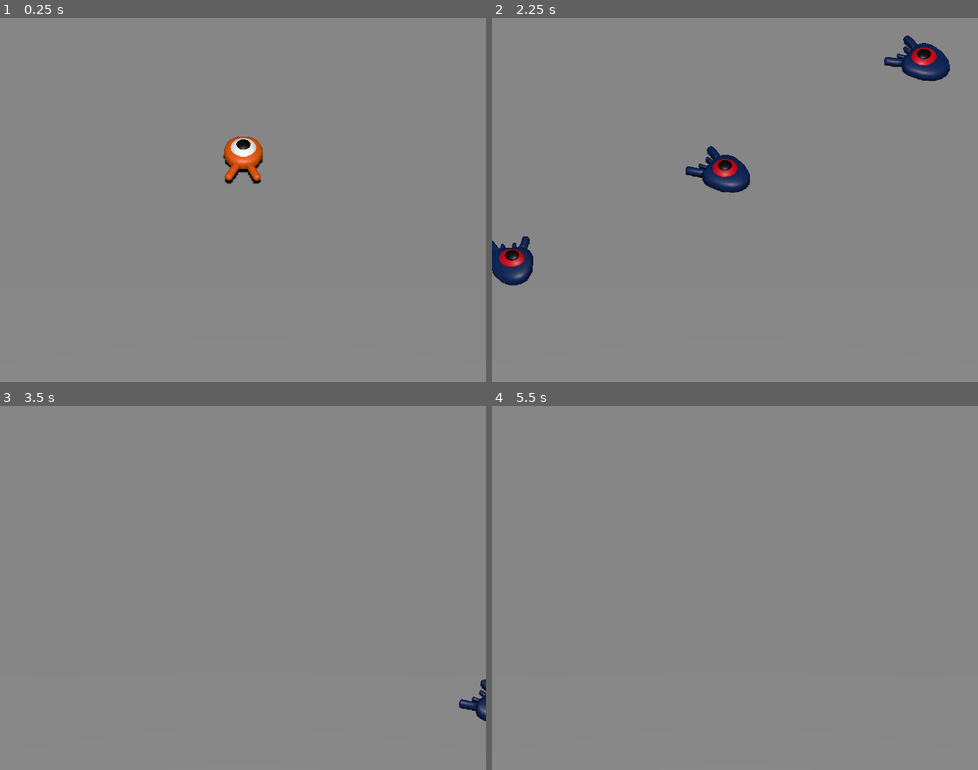
Above: before the commit, frames 1-4 (two rows, left to right).
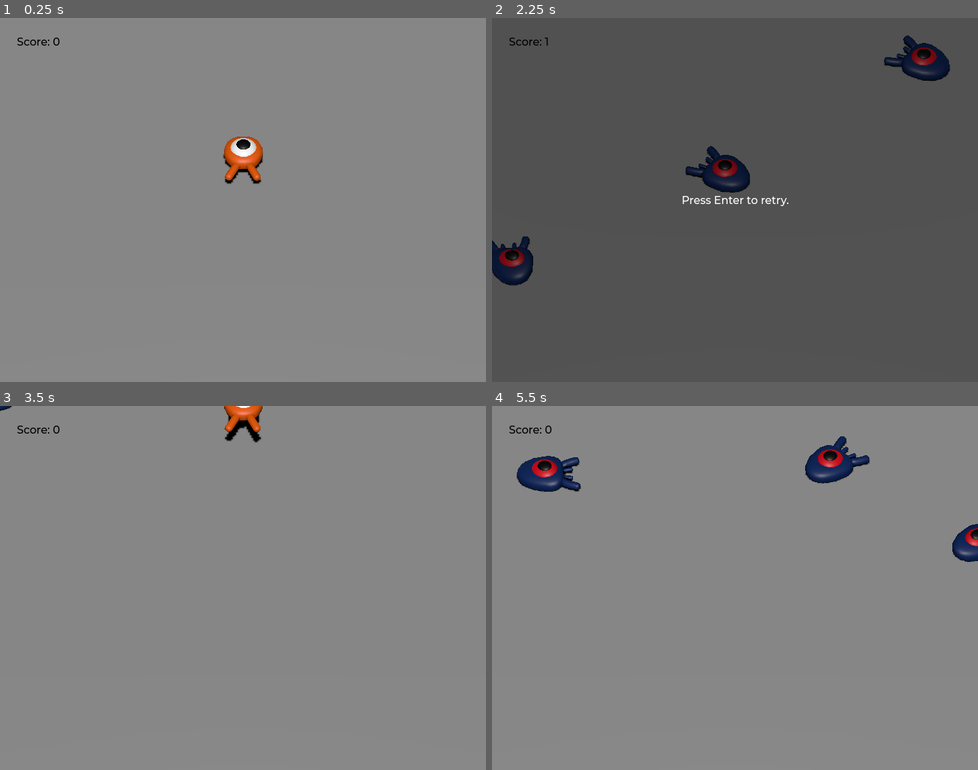
Above: after the commit, the same moments.

Repository: chapmanh/20230723---Squash-the-Creeps
Game: Godot game, scene res://main.tscn
Two runs of this game, one before a commit and one after it. Both use one fixed random seed, a clock stepped at 60 frames per second and the inputs below.
Inputs:
- Up to frame 1 (0.25 s): no input
- Up to frame 2 (2.25 s): tap Enter (ui_accept) at 0.5, 1.35 s; hold Right (move_right) 0.53-1.28 s; hold Enter (ui_accept) 0.53-1.28 s; tap Space (jump) at 0.77, 1.52 s; hold Down (move_down) 1.28-2.03 s; hold Right (move_right) from 2.03 s (still down); hold Enter (ui_accept) from 2.03 s (still down)
- Up to frame 3 (3.5 s): release Right (move_right) at 2.78 s; release Enter (ui_accept) at 2.78 s; hold Up (move_up) from 2.78 s (still down); tap Enter (ui_accept) at 2.85 s; tap Space (jump) at 3.02 s
- Up to frame 4 (5.5 s): release Up (move_up) at 3.53 s; hold Enter (ui_accept) 3.53-4.28 s; hold Left (move_left) 3.53-5.03 s; tap Space (jump) at 3.77, 4.52 s; tap Enter (ui_accept) at 4.35 s; hold Down (move_down) from 5.03 s (still down); hold Enter (ui_accept) from 5.03 s (still down)

The runs differ from the first frame. In frame 1, less than 0.1% of the frame differs, in the area x 3-13%, y 5-8%; in frame 2, 100%, in the area x 0-100%, y 0-100%; in frame 3, 0.9%; in frame 4, 2.5%.

Commit message:
Score and replay

Diff:
--- /dev/null
+++ b/ScoreLabel.gd
@@ -0,0 +1,7 @@
+extends Label
+
+var score = 0
+
+func _on_mob_squashed():
+	score += 1
+	text = "Score: %s" % score
--- a/main.gd
+++ b/main.gd
@@ -2,6 +2,8 @@
 
 @export var mob_scene : PackedScene
 
+func _ready():
+	$UserInterface/Retry.hide()
 
 func _on_mob_timer_timeout():
 	# Create a new instance of the Mob scene
@@ -21,5 +23,14 @@
 	# Spawn the mob by adding it to the Main scene.
 	add_child(mob)
 
+	# We connect the mob to the score label to update the score upon being squashed.
+	mob.squashed.connect($UserInterface/ScoreLabel._on_mob_squashed.bind())
+
 func _on_player_hit():
 	$MobTimer.stop()
+	$UserInterface/Retry.show()
+
+func _unhandled_input(event):
+	if event.is_action_pressed("ui_accept") and $UserInterface/Retry.visible:
+		#This restarts the current scene.
+		get_tree().reload_current_scene()
--- a/main.tscn
+++ b/main.tscn
@@ -1,8 +1,10 @@
-[gd_scene load_steps=9 format=3 uid="uid://dpimlkscvmmg5"]
+[gd_scene load_steps=12 format=3 uid="uid://dpimlkscvmmg5"]
 
 [ext_resource type="Script" path="res://main.gd" id="1_bkwvy"]
 [ext_resource type="PackedScene" uid="uid://dnsyc6tup3ugx" path="res://player.tscn" id="1_o606e"]
 [ext_resource type="PackedScene" uid="uid://s68vfuo43d0s" path="res://mob.tscn" id="2_smjbl"]
+[ext_resource type="FontFile" uid="uid://ny5gurdq4p8g" path="res://fonts/Montserrat-Medium.ttf" id="4_7dgsx"]
+[ext_resource type="Script" path="res://ScoreLabel.gd" id="5_abf1u"]
 
 [sub_resource type="BoxShape3D" id="BoxShape3D_i4lvw"]
 size = Vector3(60, 2, 60)
@@ -22,6 +24,9 @@
 "tilts": PackedFloat32Array(0, 0, 0, 0, 0)
 }
 point_count = 5
+
+[sub_resource type="Theme" id="Theme_tfdy1"]
+default_font = ExtResource("4_7dgsx")
 
 [node name="Main" type="Node"]
 script = ExtResource("1_bkwvy")
@@ -80,5 +85,48 @@
 wait_time = 0.5
 autostart = true
 
+[node name="UserInterface" type="Control" parent="."]
+layout_mode = 3
+anchors_preset = 15
+anchor_right = 1.0
+anchor_bottom = 1.0
+grow_horizontal = 2
+grow_vertical = 2
+theme = SubResource("Theme_tfdy1")
+
+[node name="ScoreLabel" type="Label" parent="UserInterface"]
+layout_mode = 1
+offset_left = 25.0
+offset_top = 25.0
+offset_right = 86.0
+offset_bottom = 51.0
+theme_override_colors/font_color = Color(0, 0, 0, 1)
+text = "Score: 0"
+script = ExtResource("5_abf1u")
+
+[node name="Retry" type="ColorRect" parent="UserInterface"]
+layout_mode = 1
+anchors_preset = 15
+anchor_right = 1.0
+anchor_bottom = 1.0
+grow_horizontal = 2
+grow_vertical = 2
+color = Color(0, 0, 0, 0.392157)
+
+[node name="Label" type="Label" parent="UserInterface/Retry"]
+layout_mode = 1
+anchors_preset = 8
+anchor_left = 0.5
+anchor_top = 0.5
+anchor_right = 0.5
+anchor_bottom = 0.5
+offset_left = -20.0
+offset_top = -10.5
+offset_right = 20.0
+offset_bottom = 10.5
+grow_horizontal = 2
+grow_vertical = 2
+text = "Press Enter to retry."
+
 [connection signal="hit" from="Player" to="." method="_on_player_hit"]
 [connection signal="timeout" from="MobTimer" to="." method="_on_mob_timer_timeout"]
--- /dev/null
+++ b/music_player.tscn
@@ -0,0 +1,7 @@
+[gd_scene load_steps=2 format=3 uid="uid://darbb4rf7tdv2"]
+
+[ext_resource type="AudioStream" uid="uid://qu8w3yunh7rb" path="res://art/House In a Forest Loop.ogg" id="1_hopj2"]
+
+[node name="MusicPlayer" type="AudioStreamPlayer"]
+stream = ExtResource("1_hopj2")
+autoplay = true
--- a/project.godot
+++ b/project.godot
@@ -14,6 +14,10 @@
 run/main_scene="res://main.tscn"
 config/features=PackedStringArray("4.1")
 config/icon="res://icon.png"
+
+[autoload]
+
+MusicPlayer="*res://music_player.tscn"
 
 [display]
 
